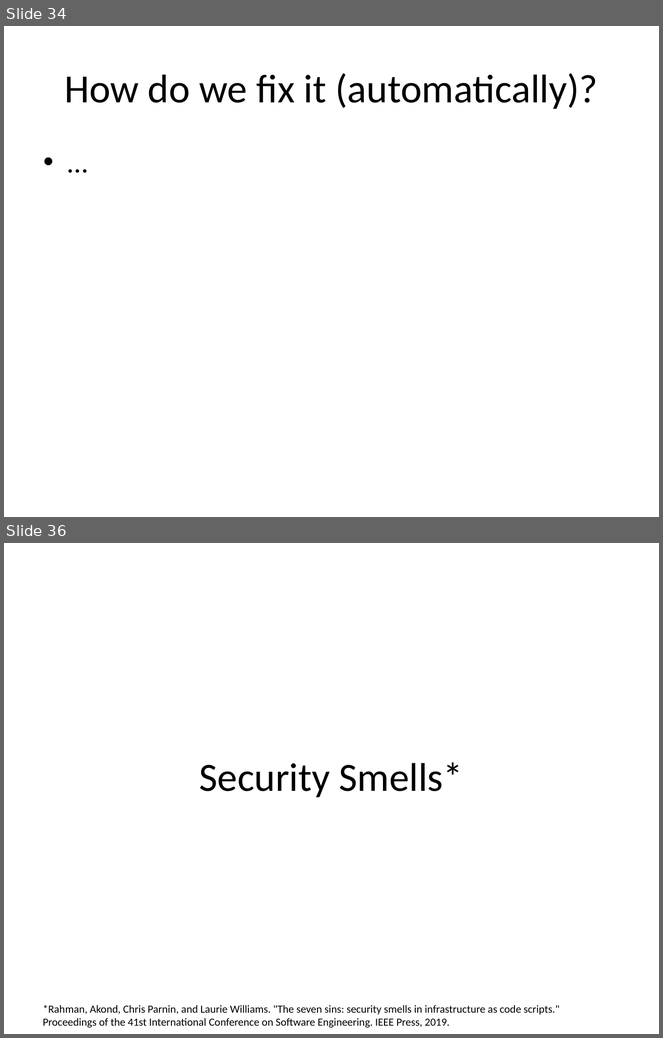
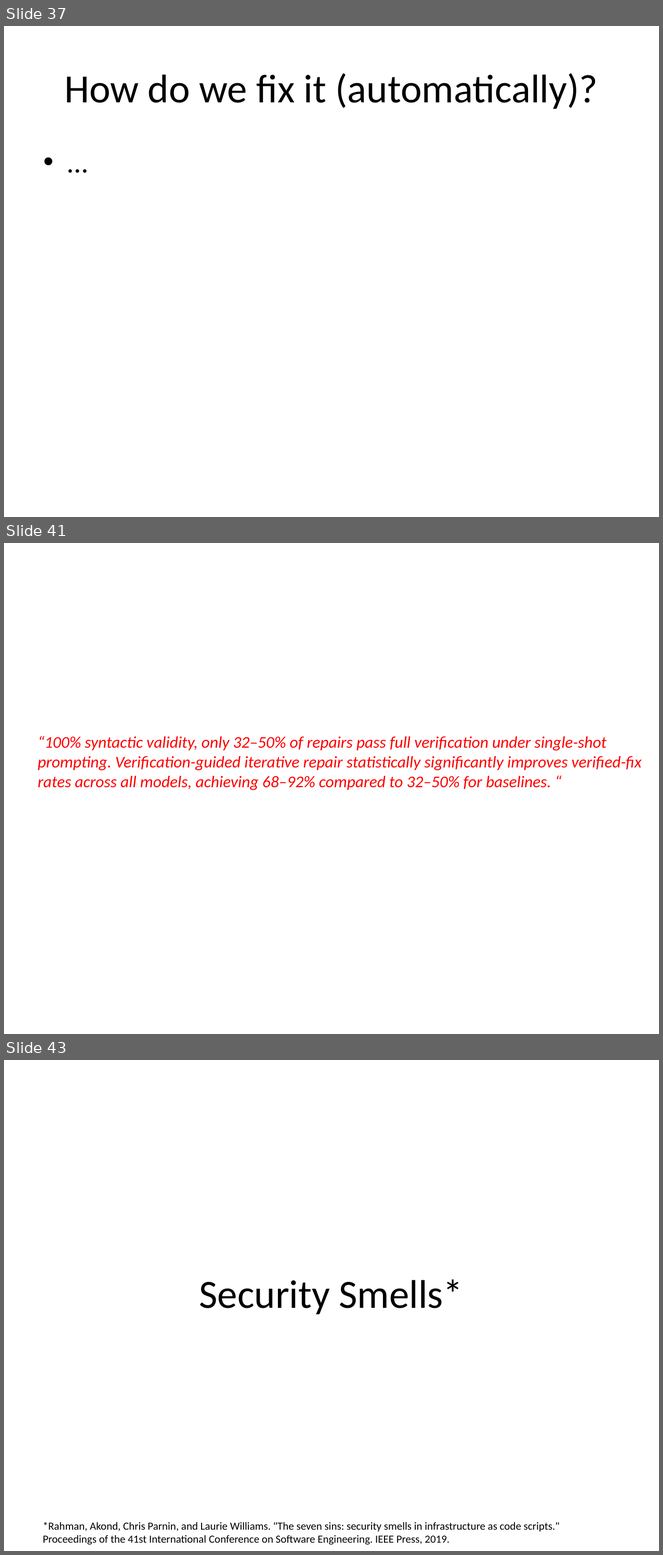
Before and after one commit to SannioEvolution/Material, a slide deck: 18 - Major Causes of Maintenance Problems- Infrastructure code smells.pptx. Shown one above the other, each under a label of ours: slides 34 and 36 before the commit, slides 37, 41 and 43 after it; the slides between them are not shown. The pictures are 663x1038 and 663x1555 pixels, drawn with LibreOffice and Linux fonts; fonts in the diff are those of the drawing; background and template pictures are left out. Boxes give left, top, right and bottom in pixels: in the first picture for what was removed or moved away, otherwise in the second. Text is boxed around its words. In the diff, an @@ line names an element or a change of style, - is before the commit and + after.

Commit message:
updated slides IaC repair

```diff
--- a/18 - Major Causes of Maintenance Problems- Infrastructure code smells.pptx
+++ b/18 - Major Causes of Maintenance Problems- Infrastructure code smells.pptx
@@ slide 41 added at (x1=4, y1=543, x2=659, y2=1034), background picture (left out) @@
@@ text added at (x1=38, y1=736, x2=642, y2=791), 18 pt, text #FF0000, italic @@
+“100% syntactic validity, only 32–50% of repairs pass full verification under single-shot prompting. Verification-guided iterative repair statistically significantly improves verified-fix rates across all models, achieving 68–92% compared to 32–50% for baselines. “
@@ what was slide 34 is now slide 37 @@
@@ what was slide 36 is now slide 43 @@
```
Also in this commit, not shown: 14 slides changed, 6 other slides added, 1 other file.
